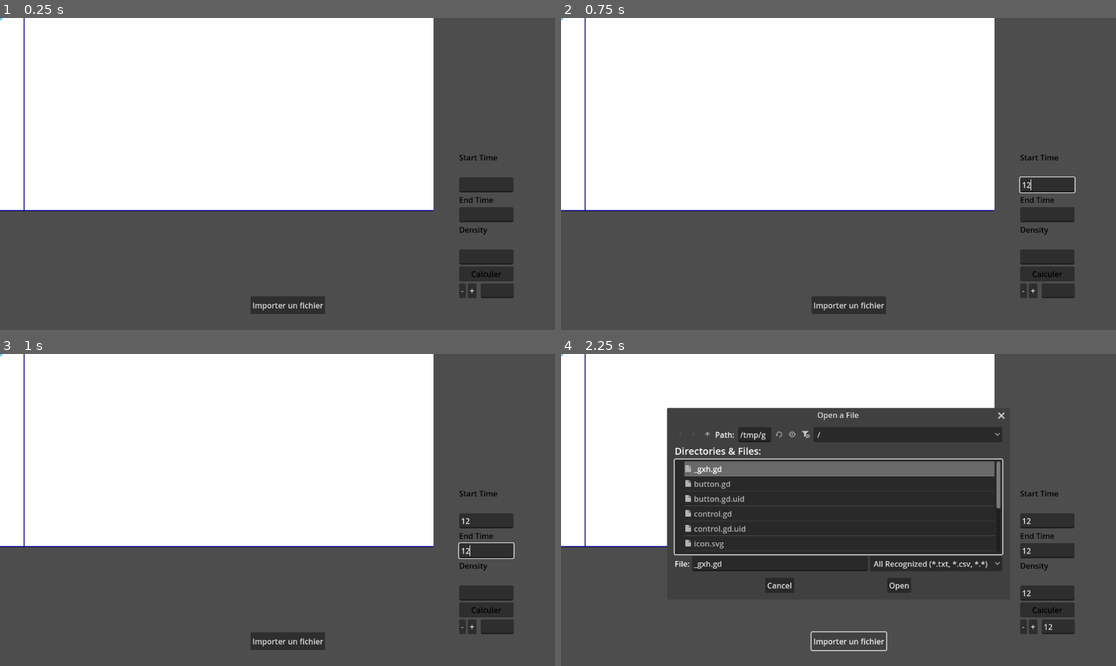
Above: before the commit, frames 1-4 (two rows, left to right).
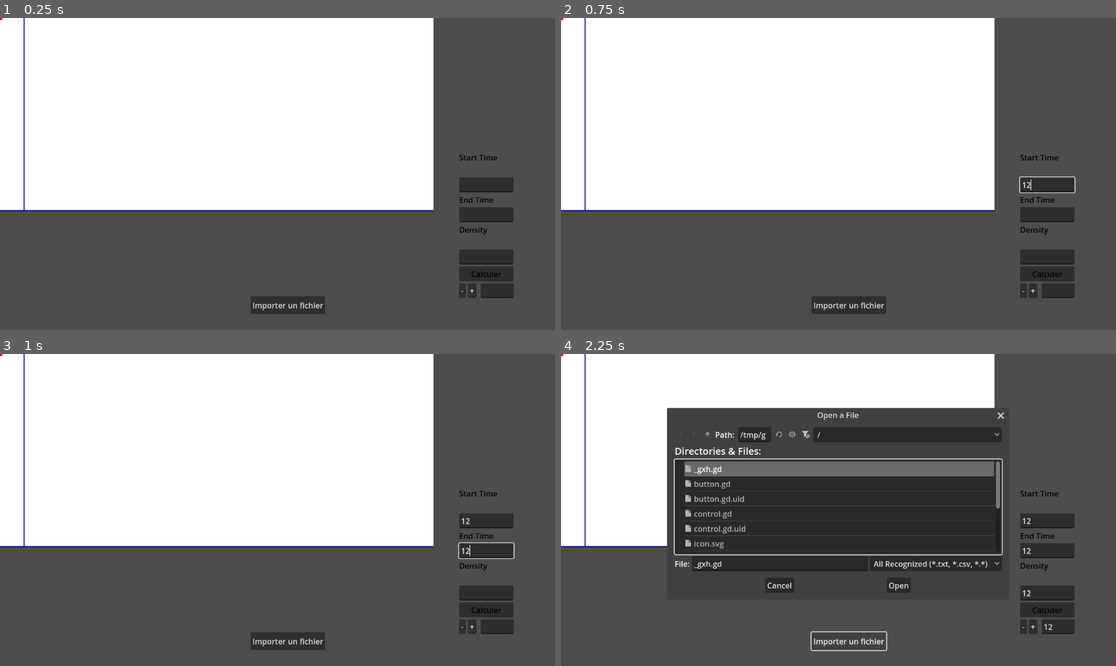
Above: after the commit, the same moments.

Repository: Ayadayi/Tissu_cardiaque
Game: Godot game, scene res://node_2d.tscn
Same seed, same stepped clock (60 frames per second), same inputs: the game is played once before the commit and once after it.
Inputs (mouse positions are in pixels of both pictures, inside the frame that each line leads up to):
- Up to frame 1 (0.25 s): no input
- Up to frame 2 (0.75 s): click (1049, 183) at 0.52 s; type "12" at 0.6 s
- Up to frame 3 (1 s): click (488, 550) at 0.75 s; type "12" at 0.83 s; click (488, 594) at 0.98 s
- Up to frame 4 (2.25 s): type "12" at 1.07 s; click (1060, 625) at 1.27 s; type "12" at 1.35 s; click "Importer un fichier" at 2 s

The runs differ from the first frame. In frame 1, less than 0.1% of the frame differs, in the area x 0-1%, y 0-1%; in frame 2, less than 0.1%; in frame 3, less than 0.1%; in frame 4, 0.2%, in the area x 0-80%, y 0-76%.

Commit message:
Update control.gd

Diff:
--- a/courbe/control.gd
+++ b/courbe/control.gd
@@ -176,13 +176,13 @@
 		draw_circle(get_min_point(), POINT_SIZE + 2, Color(1, 0, 0)) # Repos
 
 		#representation de l'amplitude (milieu vertical entre max et min)
-		var max_p = get_max_point()
-		var min_p = get_min_point()
+		#var max_p = get_max_point()
+		#var min_p = get_min_point()
 		# ligne pour représenter l'amplitude
-		draw_line(max_p, min_p, Color(0.4, 0.8, 1.0), 2)
-		var x_amplitude = (max_p.x + min_p.x) / 2.0
-		var y_amplitude = (max_p.y + min_p.y) / 2.0
-		draw_circle(Vector2(x_amplitude, y_amplitude), POINT_SIZE + 2, Color(0.4, 0.8, 1.0))
+		#draw_line(max_p, min_p, Color(0.4, 0.8, 1.0), 2)
+		#var x_amplitude = (max_p.x + min_p.x) / 2.0
+		#var y_amplitude = (max_p.y + min_p.y) / 2.0
+		#draw_circle(Vector2(x_amplitude, y_amplitude), POINT_SIZE + 2, Color(0.4, 0.8, 1.0))
 
 
 ##########################################
